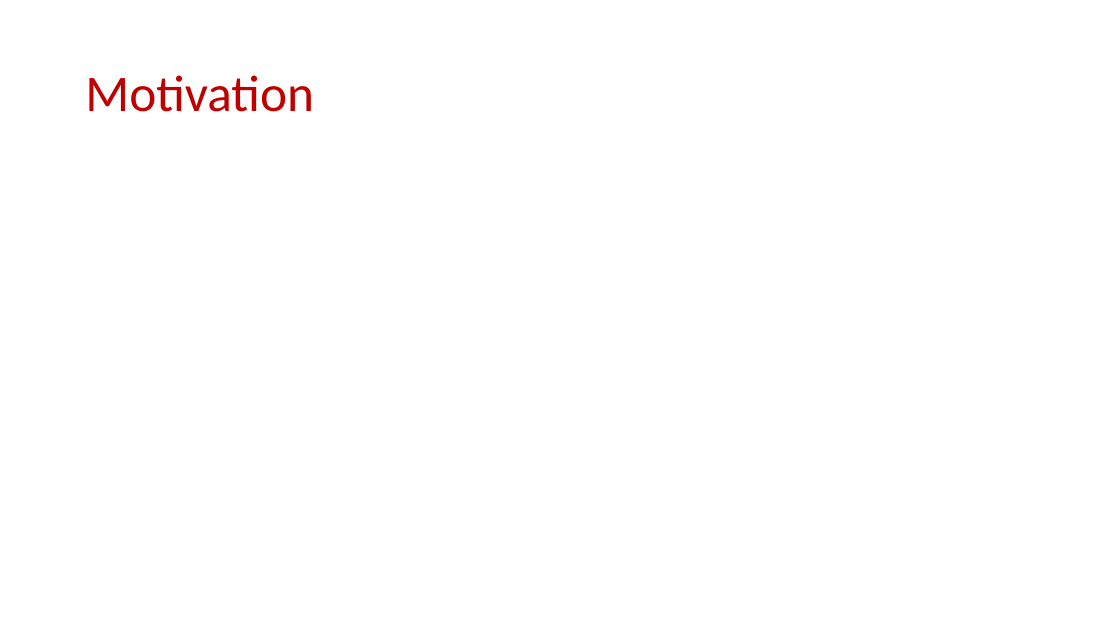
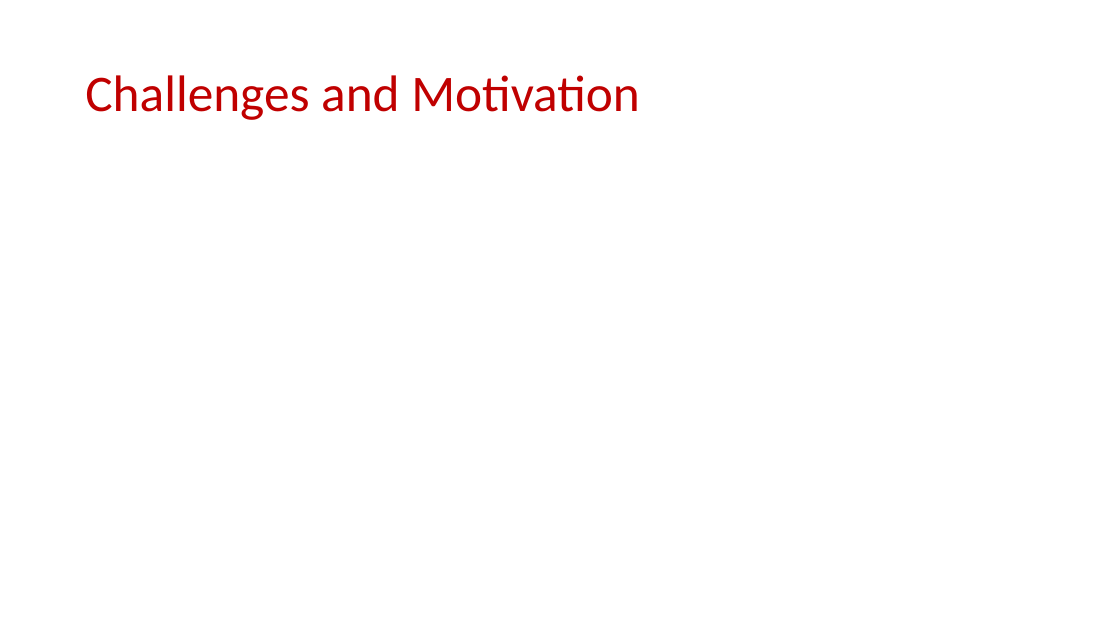
Before and after one commit to samsonzhou/samsonzhou.github.io, a slide deck: slide 9 of other-talks/SODA 2026.pptx (slide 10 before the commit). Drawn at 1120x630 pixels with LibreOffice and Linux fonts; fonts in the diff are those of the drawing; grey boxes stand for pictures. Boxes give left, top, right and bottom in pixels: in the first picture for what was removed or moved away, otherwise in the second. Text is boxed around its words. In the diff, an @@ line names an element or a change of style, - is before the commit and + after.

```diff
--- a/other-talks/SODA 2026.pptx
+++ b/other-talks/SODA 2026.pptx
@@ title at [85,75,640,120]: text changed @@
-Motivation
+Challenges and Motivation
```
Also in this commit, not shown: 10 other slides changed, 1 slide added.
